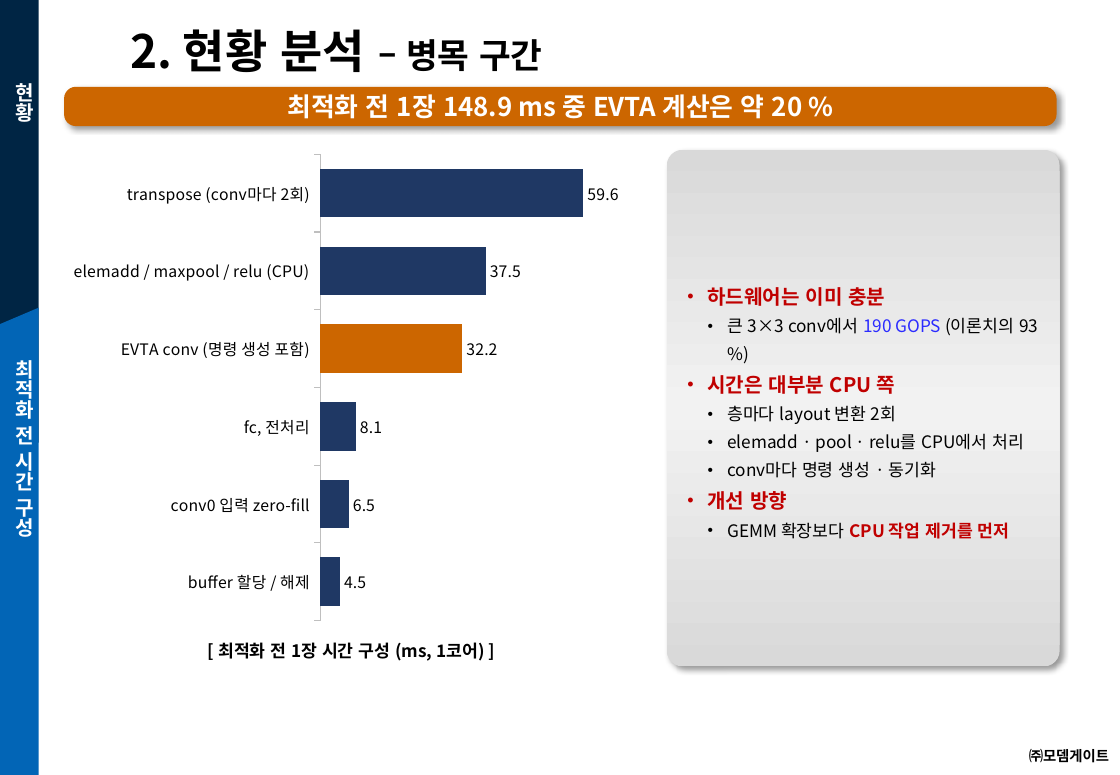
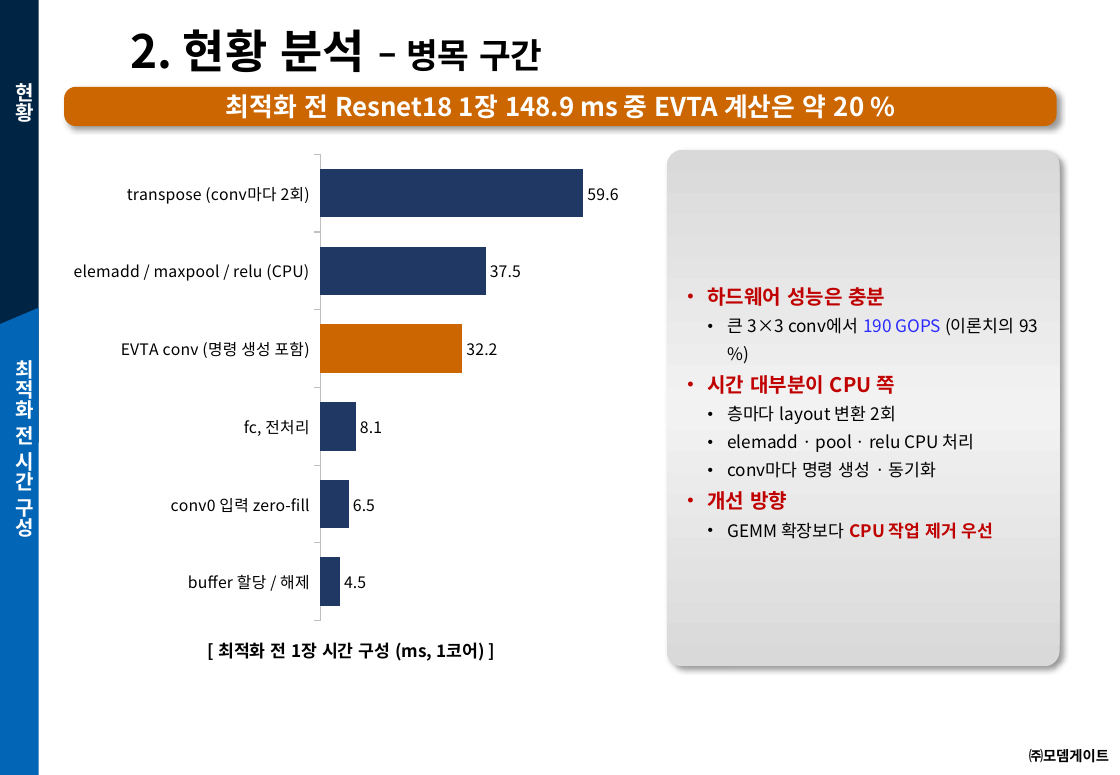
Before and after one commit to joungheo/nestc2_clion, a slide deck: slide 3 of docs/slides/resnet18_optimization_brief.pptx. Drawn at 1120x775 pixels with LibreOffice and Linux fonts; fonts in the diff are those of the drawing; background and template pictures are left out. Boxes give left, top, right and bottom in pixels: in the first picture for what was removed or moved away, otherwise in the second. Text is boxed around its words. In the diff, an @@ line names an element or a change of style, - is before the commit and + after.

```diff
--- a/docs/slides/resnet18_optimization_brief.pptx
+++ b/docs/slides/resnet18_optimization_brief.pptx
@@ text in rounded rectangle at box(226, 94, 864, 119): text changed @@
-최적화 전 1장 148.9 ms 중 EVTA 계산은 약 20 %
+최적화 전 Resnet18 1장 148.9 ms 중 EVTA 계산은 약 20 %
@@ text at box(707, 287, 885, 306): text changed @@
-• 하드웨어는 이미 충분
+• 하드웨어 성능은 충분
@@ text at box(707, 375, 894, 394): text changed @@
-• 시간은 대부분 CPU 쪽
+• 시간 대부분이 CPU 쪽
@@ text at box(727, 433, 975, 452): text changed @@
-• elemadd · pool · relu를 CPU에서 처리
+• elemadd · pool · relu CPU 처리
@@ text at box(727, 522, 994, 539): text changed @@
-• GEMM 확장보다 CPU 작업 제거를 먼저
+• GEMM 확장보다 CPU 작업 제거 우선
```
Also in this commit, not shown: 5 other slides changed, 2 slides added, 1 other file.
